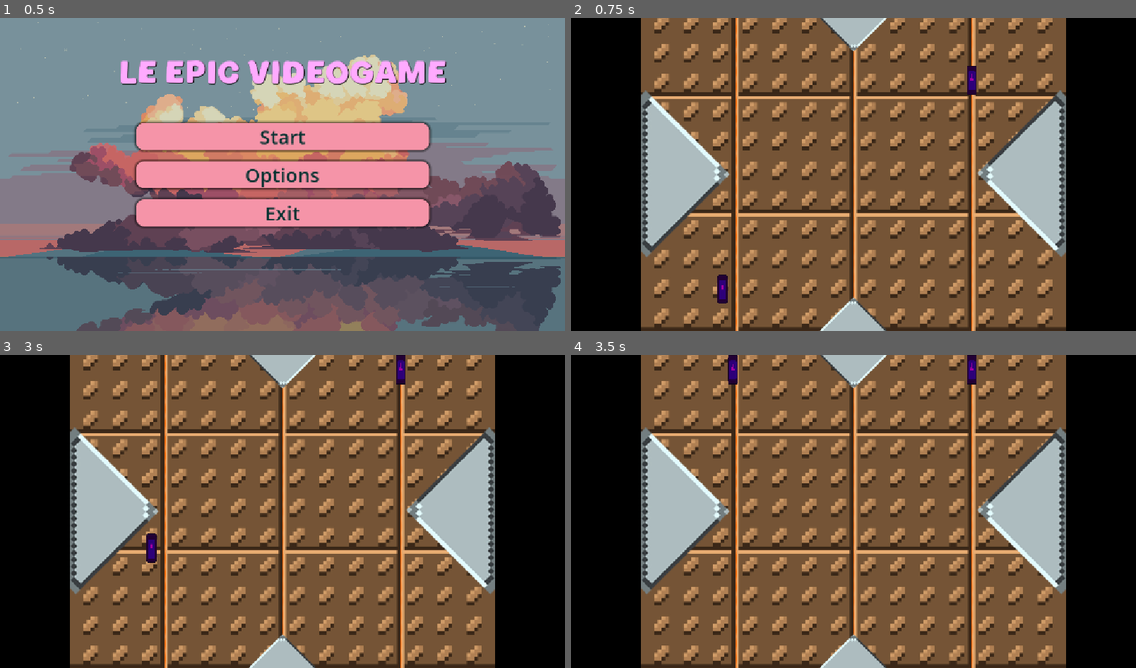
Above: before the commit, frames 1-4 (two rows, left to right).
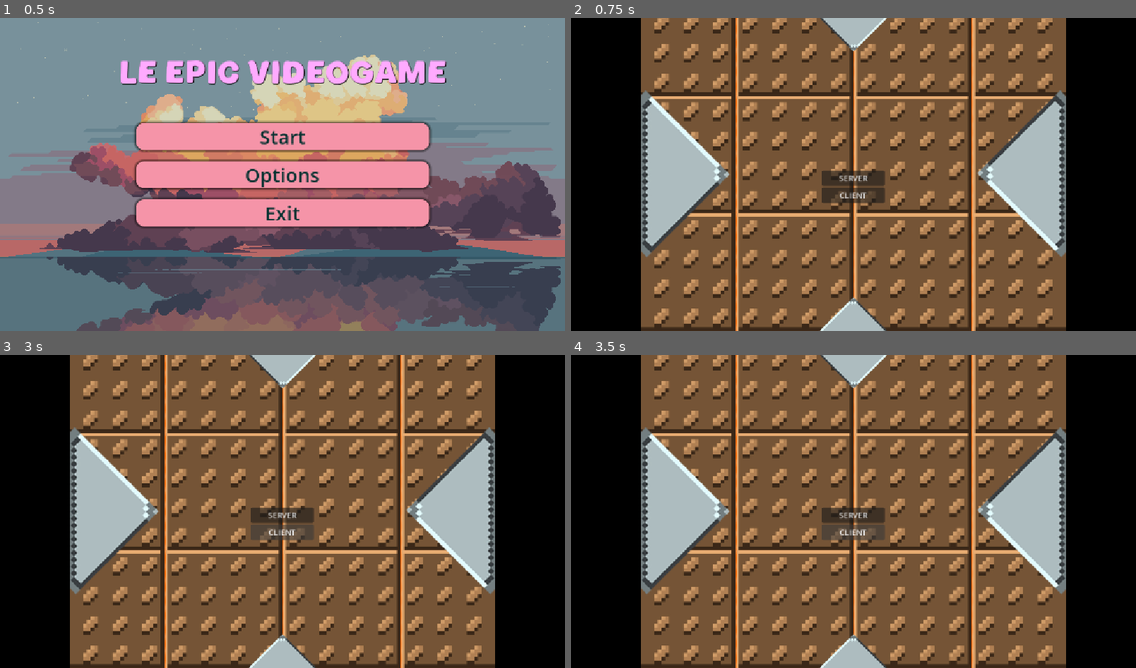
Above: after the commit, the same moments.

Repository: OskarSJ1337/GodotGame
Game: Godot game, scene res://scenes/menus/main_menu.tscn
Two runs of this game, one before a commit and one after it. Both use one fixed random seed, a clock stepped at 60 frames per second and the inputs below. The engine's default icon, where the game draws it, is replaced by a stand-in: a white triangle on a blue panel in a dark square.
Inputs (mouse positions are in pixels of both pictures, inside the frame that each line leads up to):
- Up to frame 1 (0.5 s): no input
- Up to frame 2 (0.75 s): click "Start" at 0.5 s
- Up to frame 3 (3 s): click (282, 514) at 1.25 s, where only the run after the commit has a clickable "SERVER"; click (282, 533) at 2 s, where only the run after the commit has a clickable "CLIENT"; tap Enter at 2.75 s; hold W (up) from 2.78 s (still down)
- Up to frame 4 (3.5 s): keep holding W (up)

Frame 1 is identical in both runs. In frame 2, 1.4% of the frame differs, in the area x 25-72%, y 15-92%; in frame 3, 1.3%; in frame 4, 1.3%.

Commit message:
Håller på att lägga till high level networking, fixat scripten men ska ändra paddle

Diff:
--- a/project.godot
+++ b/project.godot
@@ -14,6 +14,10 @@
 run/main_scene="uid://dsjrjfjbsst5a"
 config/features=PackedStringArray("4.7", "GL Compatibility")
 config/icon="res://icon.svg"
+
+[autoload]
+
+HighLevelNetworkHandler="*uid://dfvtpve718i4w"
 
 [display]
 
--- a/scenes/battle/game.tscn
+++ b/scenes/battle/game.tscn
@@ -2,7 +2,8 @@
 
 [ext_resource type="Texture2D" uid="uid://cc7uays3creka" path="res://Assets/placeholders/placeholder.png" id="1_0tvmx"]
 [ext_resource type="Texture2D" uid="uid://cmih6oe4f75wl" path="res://Assets/placeholders/Placeholderbackground.png" id="1_md7un"]
-[ext_resource type="PackedScene" uid="uid://ctrtle1hw0e24" path="res://scenes/battle/paddle.tscn" id="1_sm3ht"]
+[ext_resource type="PackedScene" uid="uid://bihlbfdikk86r" path="res://scenes/other/high_level_ui.tscn" id="3_md7un"]
+[ext_resource type="Script" uid="uid://doqn5gm6b22rd" path="res://scripts/systems/high_level_multiplayer_spawner.gd" id="4_l63dy"]
 
 [sub_resource type="SegmentShape2D" id="SegmentShape2D_p8roq"]
 a = Vector2(-64, -56)
@@ -112,8 +113,11 @@
 position = Vector2(574.75, 654.5)
 shape = SubResource("RectangleShape2D_ykgmc")
 
-[node name="Paddle" parent="." unique_id=1281428957 instance=ExtResource("1_sm3ht")]
-position = Vector2(309, 555)
+[node name="HighLevelUI" parent="." unique_id=660858735 instance=ExtResource("3_md7un")]
+offset_left = 512.0
+offset_top = 312.0
+offset_right = 512.0
+offset_bottom = 312.0
 
-[node name="Paddle2" parent="." unique_id=1672482190 instance=ExtResource("1_sm3ht")]
-position = Vector2(818, 127)
+[node name="MultiplayerSpawner" type="MultiplayerSpawner" parent="." unique_id=1435765049]
+script = ExtResource("4_l63dy")
--- a/scenes/battle/paddle.tscn
+++ b/scenes/battle/paddle.tscn
@@ -5,6 +5,11 @@
 
 [sub_resource type="RectangleShape2D" id="RectangleShape2D_8b3qe"]
 size = Vector2(20, 60)
+
+[sub_resource type="SceneReplicationConfig" id="SceneReplicationConfig_f4eew"]
+properties/0/path = NodePath(".:position")
+properties/0/spawn = true
+properties/0/replication_mode = 1
 
 [node name="Paddle" type="CharacterBody2D" unique_id=1281428957]
 script = ExtResource("1_f4eew")
@@ -17,3 +22,6 @@
 
 [node name="CollisionShape2D" type="CollisionShape2D" parent="." unique_id=774012834]
 shape = SubResource("RectangleShape2D_8b3qe")
+
+[node name="MultiplayerSynchronizer" type="MultiplayerSynchronizer" parent="." unique_id=1387413166]
+replication_config = SubResource("SceneReplicationConfig_f4eew")
--- /dev/null
+++ b/scenes/other/high_level_ui.tscn
@@ -0,0 +1,28 @@
+[gd_scene format=3 uid="uid://bihlbfdikk86r"]
+
+[ext_resource type="Script" uid="uid://r0khr250rm8e" path="res://scripts/systems/high_level_ui.gd" id="1_0aeln"]
+
+[node name="HighLevelUI" type="Control" unique_id=660858735]
+layout_mode = 3
+anchors_preset = 15
+anchor_right = 1.0
+anchor_bottom = 1.0
+grow_horizontal = 2
+grow_vertical = 2
+script = ExtResource("1_0aeln")
+
+[node name="VBoxContainer" type="VBoxContainer" parent="." unique_id=172244104]
+layout_mode = 0
+offset_right = 128.0
+offset_bottom = 64.0
+
+[node name="Server" type="Button" parent="VBoxContainer" unique_id=698027648]
+layout_mode = 2
+text = "SERVER"
+
+[node name="Client" type="Button" parent="VBoxContainer" unique_id=1115081677]
+layout_mode = 2
+text = "CLIENT"
+
+[connection signal="pressed" from="VBoxContainer/Server" to="." method="_on_server_pressed"]
+[connection signal="pressed" from="VBoxContainer/Client" to="." method="_on_client_pressed"]
--- /dev/null
+++ b/scripts/systems/high_level_multiplayer_spawner.gd
@@ -0,0 +1,15 @@
+extends MultiplayerSpawner
+
+
+@export var network_player : PackedScene
+
+func _ready() -> void:
+	multiplayer.peer_connected.connect(spawn_player)
+
+func spawn_player(id: int) -> void:
+	if !multiplayer.is_server(): return
+
+	var player: Node = network_player.instantiate()
+	player.name = str(id)
+
+	get_node(spawn_path).call_deferred("add_child", player)
--- /dev/null
+++ b/scripts/systems/high_level_network_handler.gd
@@ -0,0 +1,21 @@
+# https://docs.godotengine.org/en/stable/tutorials/networking/high_level_multiplayer.html
+# Följde en tutorial som nyttjade detta
+extends Node
+
+const IP_ADDRESS: String = "localhost"
+const PORT: int = 42069
+const MAX_CLIENTS: int = 10
+
+var peer: ENetMultiplayerPeer
+
+# Create client.
+func start_client() -> void:
+	peer = ENetMultiplayerPeer.new()
+	peer.create_client(IP_ADDRESS, PORT)
+	multiplayer.multiplayer_peer = peer
+
+# Create server.
+func start_server() -> void:
+	peer = ENetMultiplayerPeer.new()
+	peer.create_server(PORT, MAX_CLIENTS)
+	multiplayer.multiplayer_peer = peer
--- /dev/null
+++ b/scripts/systems/high_level_ui.gd
@@ -0,0 +1,9 @@
+extends Control
+
+
+func _on_server_pressed():
+	HighLevelNetworkHandler.start_server()
+
+
+func _on_client_pressed():
+	HighLevelNetworkHandler.start_client()
Not shown, added: scripts/systems/high_level_multiplayer_spawner.gd.uid
Not shown, added: scripts/systems/high_level_network_handler.gd.uid
Not shown, added: scripts/systems/high_level_ui.gd.uid
